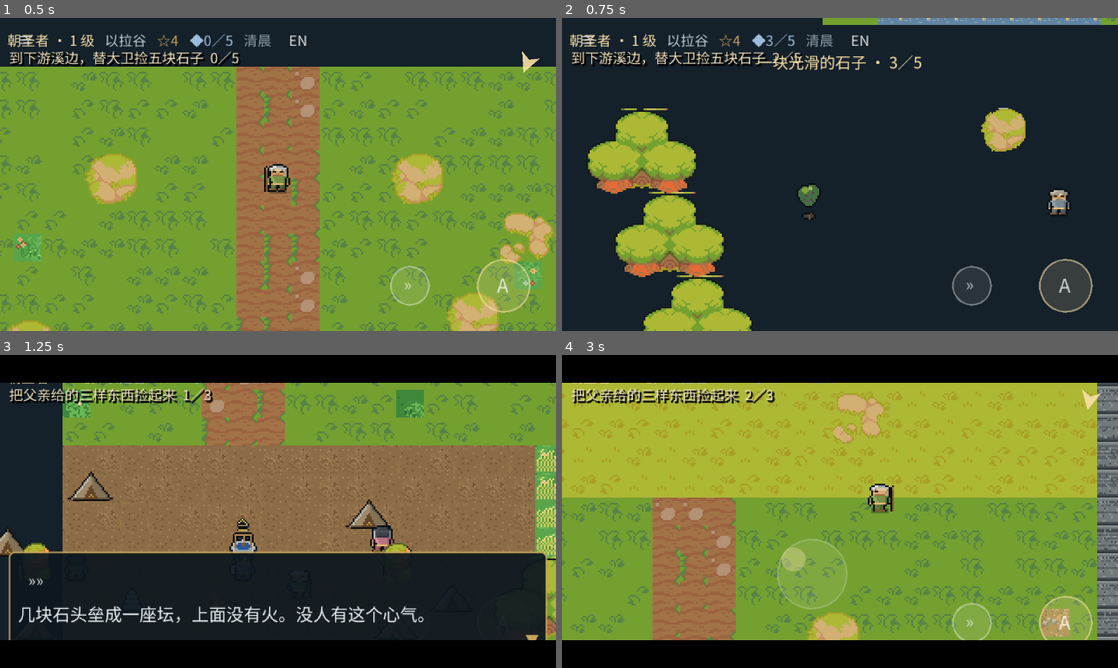
Above: before the commit, frames 1-4 (two rows, left to right).
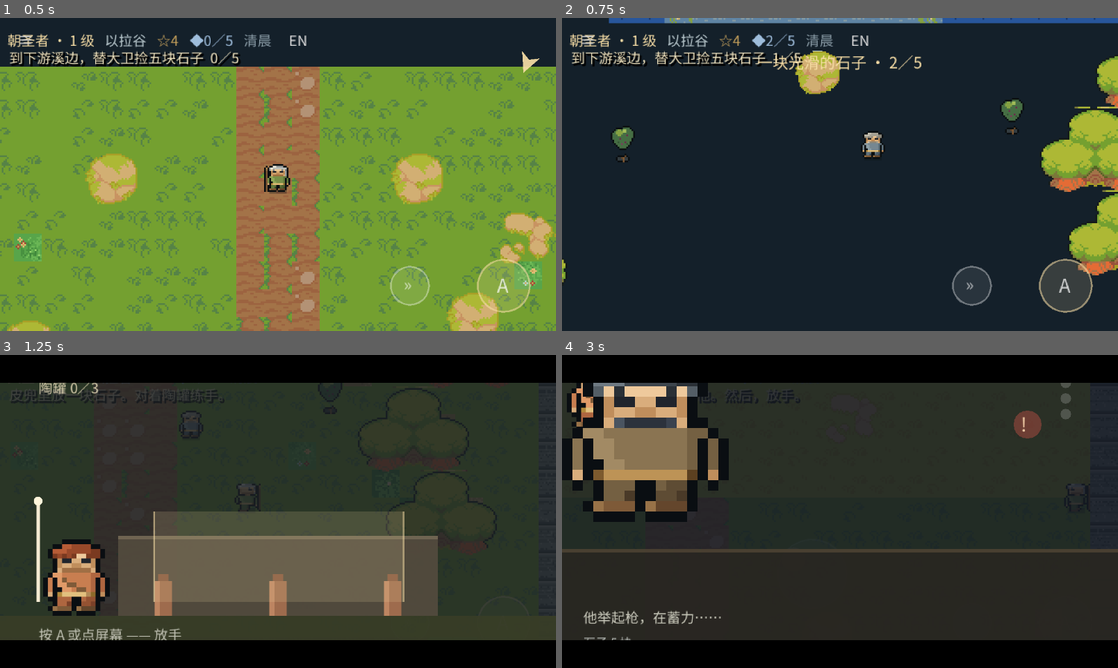
Above: after the commit, the same moments.

Repository: fongway94/WalkInCovenant
Game: Godot game, scene res://tests/smoke.tscn
Two runs of this game, one before a commit and one after it. Both use one fixed random seed, a clock stepped at 60 frames per second and the inputs below. This scene is started directly instead of the project's main scene.
Inputs (mouse positions are in pixels of both pictures, inside the frame that each line leads up to):
- Up to frame 1 (0.5 s): no input
- Up to frame 2 (0.75 s): tap Enter (ui_accept) at 0.5 s; move the mouse to (962, 158) at 0.52 s; hold Right (move_right) from 0.53 s (still down); hold Z (interact) from 0.53 s (still down); click (962, 158) at 0.67 s
- Up to frame 3 (1.25 s): keep holding Right (move_right); keep holding Z (interact); tap Enter (ui_accept) at 0.77 s
- Up to frame 4 (3 s): release Right (move_right) at 1.25 s; release Z (interact) at 1.25 s; drag from (728, 527) to (812, 574) at 1.27 s; move the mouse to (895, 442) at 2.02 s; hold Right (move_right) 2.03-2.75 s; hold Z (interact) 2.03-2.75 s; drag from (812, 574) to (673, 464) at 2.77 s

Frame 1 is identical in both runs. In frame 2, 19% of the frame differs, in the area x 0-100%, y 0-100%; in frame 3, 74%; in frame 4, 82%, in the area x 0-100%, y 8-92%.

Commit message:
curios sit on walkable dirt, and the test clears a box before counting a pickup
Four curio tiles were inside props (the altar again, two olive trees, a tent),
and two of them overlapped pickups: a curio pauses the world, so a test standing
on a provision collected nothing. run_all now checks curio tiles the same way it
checks items: walkable, reachable, bilingual.

Co-authored-by: arena-agent <297053741+arena-agent@users.noreply.github.com>

Diff:
--- a/data/regions/elah.json
+++ b/data/regions/elah.json
@@ -1370,7 +1370,7 @@
   {
    "id": "altar",
    "at": [
-    12,
+    13,
     45
    ],
    "r": 2,
@@ -1386,7 +1386,7 @@
   {
    "id": "olives",
    "at": [
-    4,
+    5,
     34
    ],
    "r": 2,
@@ -1402,7 +1402,7 @@
   {
    "id": "tents",
    "at": [
-    7,
+    8,
     43
    ],
    "r": 2,
--- a/tests/run_all.gd
+++ b/tests/run_all.gd
@@ -236,7 +236,8 @@
 		_has_both(line.get("text"), "%s:prologue line" % rid)
 	for c in m.curios:
 		var cd: Dictionary = c
-		_has_both(cd.get("id"), "%s:curio id" % rid)
+		if str(cd.get("id", "")) == "":
+			_fail("%s: a curio has no id" % rid)
 		var at: Array = cd.get("at", [0, 0])
 		if m.solid_at_tile(int(at[0]), int(at[1])):
 			_fail("%s: curio %s sits inside a solid tile" % [rid, cd.get("id")])
--- a/tests/smoke.gd
+++ b/tests/smoke.gd
@@ -260,6 +260,9 @@
 		var d: Dictionary = p["data"]
 		var at: Array = d["at"]
 		await _stand(region, int(at[0]), int(at[1]), 3)
+		# the brook has a curio in it; a box on screen pauses the collection
+		_drain(region.dialogue)
+		await _frames(3)
 	_check(int(main.stones) == 5, "five stones gathered (got %d)" % int(main.stones))
 
 	var level_before := int(GameState.data["level"])
@@ -332,7 +335,11 @@
 		var at: Array = it["at"]
 		prov_tiles.append([int(at[0]), int(at[1])])
 	for t in prov_tiles:
-		await _stand(region, int(t[0]), int(t[1]), 3)
+		await _stand(region, int(t[0]), int(t[1]), 4)
+		# A curio may be standing on the same patch of dirt; the world is paused
+		# while it talks, so clear any box before expecting the pickup to land.
+		_drain(region.dialogue)
+		await _frames(3)
 	_check(int(main.provisions) == 3, "three provisions gathered (got %d)" % int(main.provisions))
 
 	# ── 6c. the brothers, and then the king ──────────────────────────────
